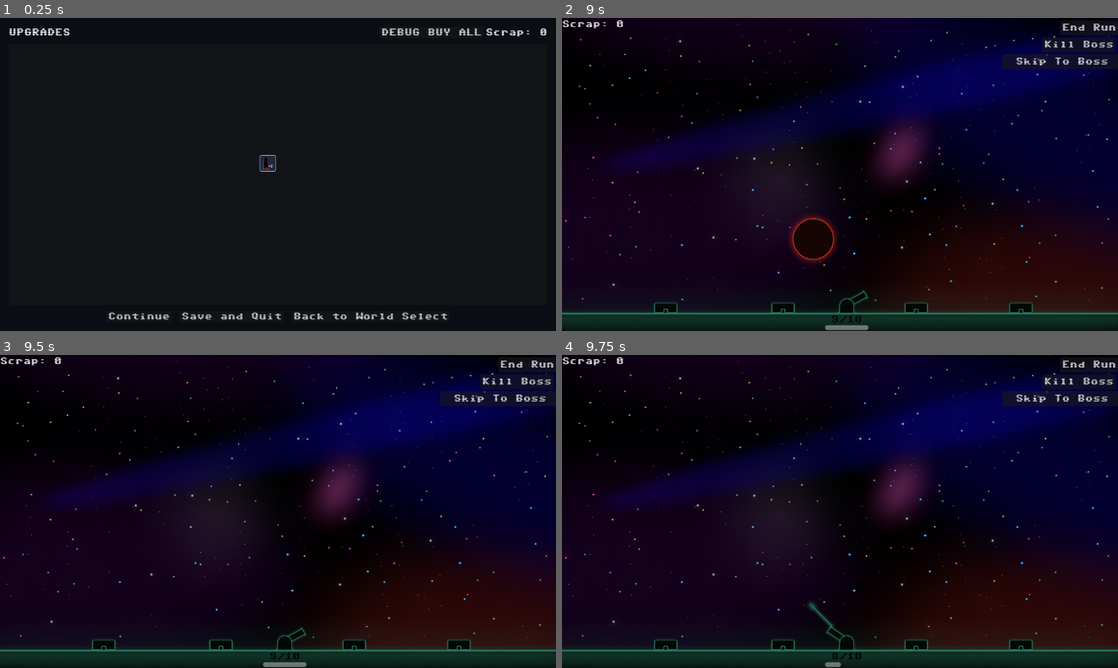
Above: before the commit, frames 1-4 (two rows, left to right).
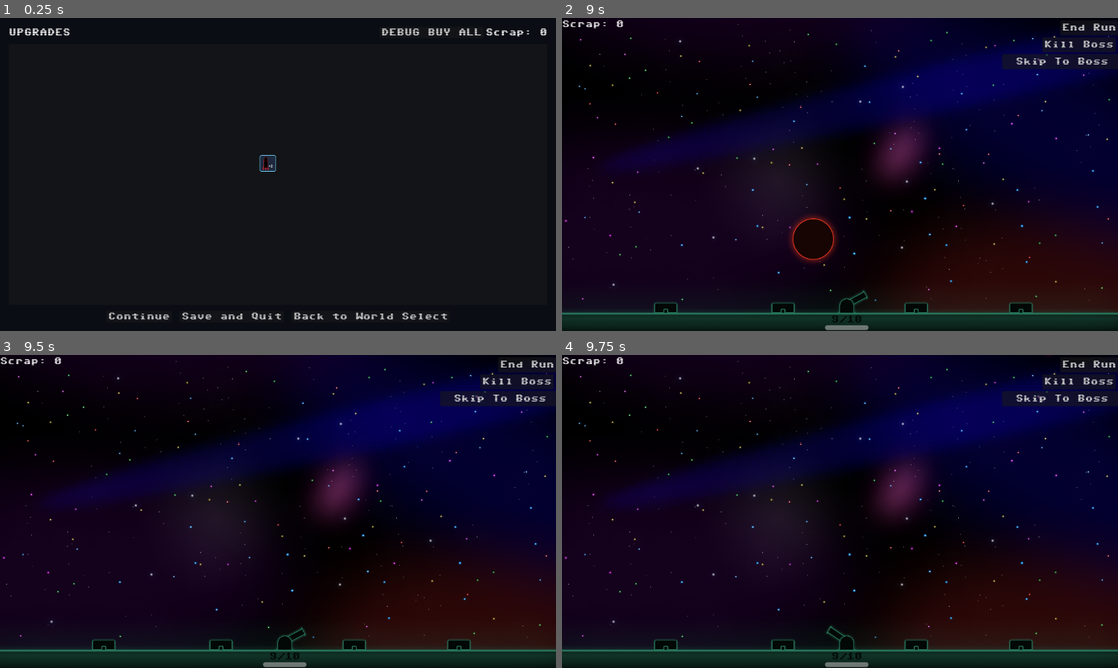
Above: after the commit, the same moments.

Repository: aceofknights/Missile-Game
Game: Godot game, scene res://Scene/UpgradeScreen.tscn
The game is run twice, just before and just after one commit, with the same random seed, the same clock (stepped at 60 frames per second) and the same inputs. This scene is started directly instead of the project's main scene. The engine's default icon, where the game draws it, is replaced by a stand-in: a white triangle on a blue panel in a dark square. Sound files missing from this copy of the repository are replaced by a short silence.
Inputs (mouse positions are in pixels of both pictures, inside the frame that each line leads up to):
- Up to frame 1 (0.25 s): no input
- Up to frame 2 (9 s): click "Continue" at 0.5 s; click "Skip To Boss" at 1.25 s; click "Skip To Boss" at 2 s; click "End Run" at 2.75 s; tap Enter at 3.5 s; move the mouse to (962, 158) at 3.52 s; hold W 3.53-4.25 s; hold E 3.53-4.25 s; click (962, 158) at 3.67 s; tap Space at 3.77, 8 s; drag from (728, 190) to (834, 321) at 4.27 s; click "Kill Boss" at 5 s; move the mouse to (895, 105) at 5.77 s; hold W 5.78-6.5 s; hold E 5.78-6.5 s; click "Continue" at 6.5 s; click "Continue" at 7.25 s; drag from (812, 237) to (845, 302) at 8.02 s; move the mouse to (1006, 221) at 8.77 s; hold E from 8.78 s (still down)
- Up to frame 3 (9.5 s): keep holding E; tap Space at 9.02 s
- Up to frame 4 (9.75 s): release E at 9.5 s; tap Enter at 9.5 s; drag from (673, 464) to (667, 646) at 9.52 s

Frames 1-3 are identical in both runs. In frame 4, 0.2% of the frame differs, in the area x 44-56%, y 78-100%.
Error in both runs: Invalid call. Nonexistent function 'spawn_boss' in base 'Nil'. (res://Scripts/GameManager.gd:1207)

Commit message:
Refactor ability HUD into editable scene nodes

Diff:
--- a/Scene/Main.tscn
+++ b/Scene/Main.tscn
@@ -116,6 +116,63 @@
 offset_bottom = 28.0
 text = "ResourceLabel"
 
+[node name="AbilityStatus" type="Control" parent="UI"]
+offset_left = 20.0
+offset_top = 60.0
+offset_right = 260.0
+offset_bottom = 238.0
+
+[node name="AutoCannonLabel" type="Label" parent="UI/AbilityStatus"]
+offset_right = 200.0
+offset_bottom = 20.0
+text = "Auto Cannon"
+
+[node name="AutoCannonBar" type="ProgressBar" parent="UI/AbilityStatus"]
+offset_top = 22.0
+offset_right = 200.0
+offset_bottom = 40.0
+max_value = 1.0
+show_percentage = false
+
+[node name="IonWaveLabel" type="Label" parent="UI/AbilityStatus"]
+offset_top = 46.0
+offset_right = 200.0
+offset_bottom = 66.0
+text = "Ion Wave Cooldown"
+
+[node name="IonWaveBar" type="ProgressBar" parent="UI/AbilityStatus"]
+offset_top = 68.0
+offset_right = 200.0
+offset_bottom = 86.0
+max_value = 1.0
+show_percentage = false
+
+[node name="LureLabel" type="Label" parent="UI/AbilityStatus"]
+offset_top = 92.0
+offset_right = 200.0
+offset_bottom = 112.0
+text = "Lure Cooldown"
+
+[node name="LureBar" type="ProgressBar" parent="UI/AbilityStatus"]
+offset_top = 114.0
+offset_right = 200.0
+offset_bottom = 132.0
+max_value = 1.0
+show_percentage = false
+
+[node name="ShieldEnergyLabel" type="Label" parent="UI/AbilityStatus"]
+offset_top = 138.0
+offset_right = 240.0
+offset_bottom = 158.0
+text = "Active Shield Energy"
+
+[node name="ShieldEnergyBar" type="ProgressBar" parent="UI/AbilityStatus"]
+offset_top = 160.0
+offset_right = 240.0
+offset_bottom = 178.0
+max_value = 1.0
+show_percentage = false
+
 [node name="EndStateOverlay" type="Control" parent="UI"]
 process_mode = 2
 visible = false
--- a/Scripts/Main.gd
+++ b/Scripts/Main.gd
@@ -161,7 +161,7 @@
 	GameManager.start_wave()
 	_apply_building_unlocks()
 	_create_active_shield_sprite()
-	_create_ability_status_ui()
+	_bind_ability_status_ui()
 
 	# Connect to any boss already present in the scene.
 	for node in get_tree().get_nodes_in_group("enemy"):
@@ -651,82 +651,15 @@
 		_active_shield_collision.disabled = not active
 
 
-func _create_ability_status_ui() -> void:
-	var ui := get_node_or_null("UI") as CanvasLayer
-	if ui == null:
-		return
-
-	_auto_cannon_label = Label.new()
-	_auto_cannon_label.text = "Auto Cannon"
-	_auto_cannon_label.offset_left = 20
-	_auto_cannon_label.offset_top = 60
-	_auto_cannon_label.offset_right = 220
-	_auto_cannon_label.offset_bottom = 80
-	ui.add_child(_auto_cannon_label)
-
-	_auto_cannon_bar = ProgressBar.new()
-	_auto_cannon_bar.min_value = 0.0
-	_auto_cannon_bar.max_value = 1.0
-	_auto_cannon_bar.show_percentage = false
-	_auto_cannon_bar.offset_left = 20
-	_auto_cannon_bar.offset_top = 82
-	_auto_cannon_bar.offset_right = 220
-	_auto_cannon_bar.offset_bottom = 100
-	ui.add_child(_auto_cannon_bar)
-
-	_ion_label = Label.new()
-	_ion_label.text = "Ion Wave Cooldown"
-	_ion_label.offset_left = 20
-	_ion_label.offset_top = 106
-	_ion_label.offset_right = 220
-	_ion_label.offset_bottom = 126
-	ui.add_child(_ion_label)
-
-	_ion_bar = ProgressBar.new()
-	_ion_bar.min_value = 0.0
-	_ion_bar.max_value = 1.0
-	_ion_bar.show_percentage = false
-	_ion_bar.offset_left = 20
-	_ion_bar.offset_top = 128
-	_ion_bar.offset_right = 220
-	_ion_bar.offset_bottom = 146
-	ui.add_child(_ion_bar)
-
-	_lure_label = Label.new()
-	_lure_label.text = "Lure Cooldown"
-	_lure_label.offset_left = 20
-	_lure_label.offset_top = 152
-	_lure_label.offset_right = 220
-	_lure_label.offset_bottom = 172
-	ui.add_child(_lure_label)
-
-	_lure_bar = ProgressBar.new()
-	_lure_bar.min_value = 0.0
-	_lure_bar.max_value = 1.0
-	_lure_bar.show_percentage = false
-	_lure_bar.offset_left = 20
-	_lure_bar.offset_top = 174
-	_lure_bar.offset_right = 220
-	_lure_bar.offset_bottom = 192
-	ui.add_child(_lure_bar)
-
-	_shield_energy_label = Label.new()
-	_shield_energy_label.text = "Active Shield Energy"
-	_shield_energy_label.offset_left = 20
-	_shield_energy_label.offset_top = 198
-	_shield_energy_label.offset_right = 260
-	_shield_energy_label.offset_bottom = 218
-	ui.add_child(_shield_energy_label)
-
-	_shield_energy_bar = ProgressBar.new()
-	_shield_energy_bar.min_value = 0.0
-	_shield_energy_bar.max_value = 1.0
-	_shield_energy_bar.show_percentage = false
-	_shield_energy_bar.offset_left = 20
-	_shield_energy_bar.offset_top = 220
-	_shield_energy_bar.offset_right = 260
-	_shield_energy_bar.offset_bottom = 238
-	ui.add_child(_shield_energy_bar)
+func _bind_ability_status_ui() -> void:
+	_auto_cannon_label = get_node_or_null("UI/AbilityStatus/AutoCannonLabel") as Label
+	_auto_cannon_bar = get_node_or_null("UI/AbilityStatus/AutoCannonBar") as ProgressBar
+	_ion_label = get_node_or_null("UI/AbilityStatus/IonWaveLabel") as Label
+	_ion_bar = get_node_or_null("UI/AbilityStatus/IonWaveBar") as ProgressBar
+	_lure_label = get_node_or_null("UI/AbilityStatus/LureLabel") as Label
+	_lure_bar = get_node_or_null("UI/AbilityStatus/LureBar") as ProgressBar
+	_shield_energy_label = get_node_or_null("UI/AbilityStatus/ShieldEnergyLabel") as Label
+	_shield_energy_bar = get_node_or_null("UI/AbilityStatus/ShieldEnergyBar") as ProgressBar
 
 
 func _update_ability_status_ui() -> void:
